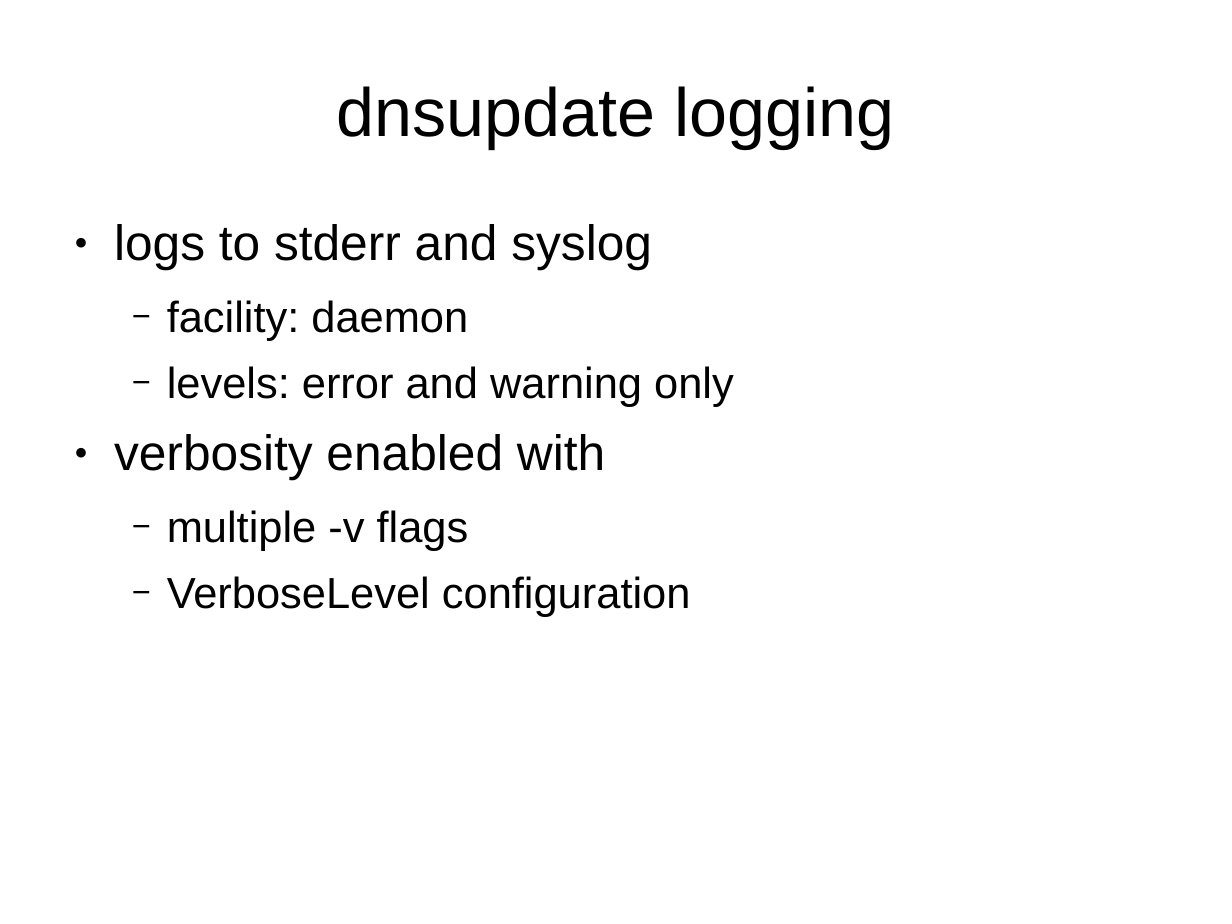
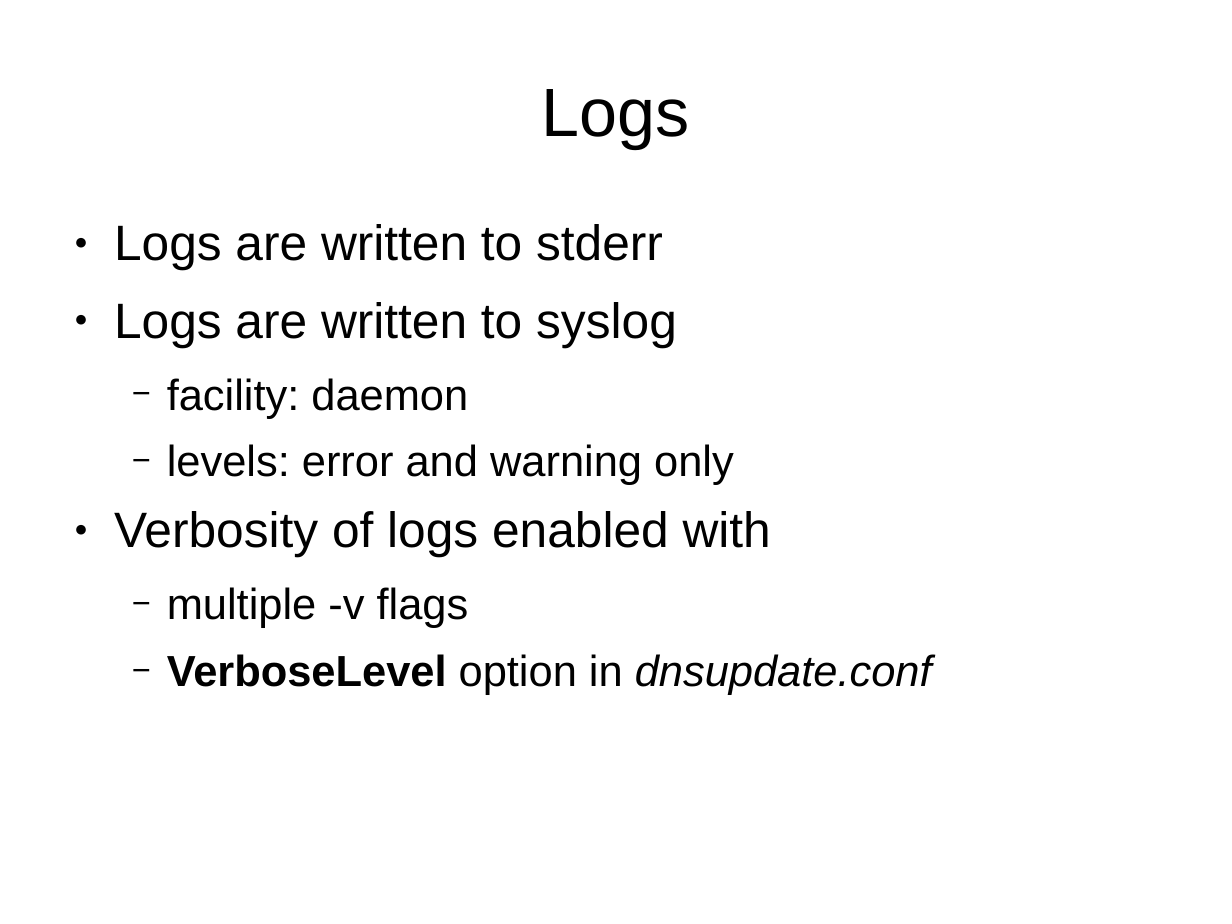
Before and after one commit to OneIdentity/dnsupdate, a slide deck: slide 23 of training.ppt (slide 18 before the commit). Drawn at 1232x924 pixels with LibreOffice and Linux fonts; fonts in the diff are those of the drawing. Boxes give left, top, right and bottom in pixels: in the first picture for what was removed or moved away, otherwise in the second. Text is boxed around its words. In the diff, an @@ line names an element or a change of style, - is before the commit and + after.

```diff
--- a/training.ppt
+++ b/training.ppt
@@ title at [542, 89, 690, 149]: text changed @@
-dnsupdate logging
+Logs
@@ text at [114, 224, 677, 347]: text changed @@
-● logs to stderr and syslog
+● Logs are written to stderr
+● Logs are written to syslog
@@ text at [114, 511, 771, 557]: text changed @@
-● verbosity enabled with
+● Verbosity of logs enabled with
@@ text at [167, 654, 932, 695]: text changed @@
-  − VerboseLevel configuration
+  − VerboseLevel option in dnsupdate.conf
```
Also in this commit, not shown: 19 other slides changed, 6 slides added.
